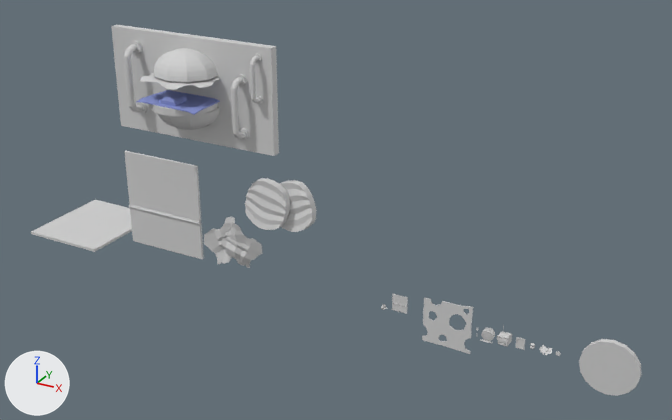
Renders of the OBJ model Holy Burger/Assets/i8Burger/HolyBurger/Models/Doors/Cheese/Door_Cheese.obj from each side of a commit.
Rendered twice from a 50 mm lens placed at (278.0, -725.0, 456.0), pointed at (-127.0, 11.0, 87.0). The lights are fixed; the arrows at lower left show +X, +Y and +Z. Where no turn or scale is listed for an object, it has been applied to the vertices.

Names of what the first picture shows: 'Cube.000_Cube.015', 'Cube.001_Cube.021', 'Cube.004_Cube.031', 'Cube_Cube.018', 'Cylinder.001_Cylinder.006', 'Cylinder.002_Cylinder.004', 'Cylinder.004_Cylinder.008', 'Cylinder.012_Cylinder.026', 'Plane.001_Plane.003', 'Plane.002_Plane.012', 'Plane.004_Plane.011', 'Plane_Plane.009', 'Sphere.000_Sphere.010'.
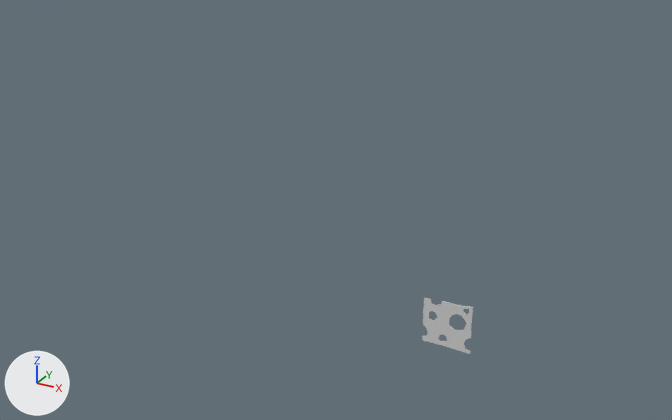
Where the change shows, as pixel boxes [x1, y1, x2, y2] in the pictures (672 x 420 px):
'Cylinder.012_Cylinder.026', deleted
    before: [111, 25, 279, 156]
'Cube.001_Cube.021', deleted
    before: [124, 151, 204, 259]
'Sphere.000_Sphere.010', deleted
    before: [136, 48, 220, 130]
'Cube.004_Cube.031', deleted
    before: [31, 200, 132, 252]
'Cylinder.004_Cylinder.008', deleted
    before: [245, 178, 317, 232]
'Cylinder.001_Cylinder.006', deleted
    before: [579, 339, 642, 396]
'Plane.002_Plane.012', deleted
    before: [204, 217, 263, 268]
'Cube.000_Cube.015', deleted
    before: [392, 294, 408, 314]
'Cube_Cube.018', deleted
    before: [498, 325, 512, 347]
'Cylinder.002_Cylinder.004', deleted
    before: [480, 328, 495, 343]
'Plane.001_Plane.003', deleted
    before: [516, 337, 525, 350]
'Plane_Plane.009', deleted
    before: [539, 345, 552, 355]

Edits to the bpy script that builds the scene:
```text
Remove ob_cube_000_cube_015:
    ob_cube_000_cube_015 = bpy.data.objects.new('Cube.000_Cube.015', me_cube_000_cube_015)
    ob_cube_000_cube_015.location = (0.0, 0.0, 0.0)
Remove ob_cube_001_cube_021:
    ob_cube_001_cube_021 = bpy.data.objects.new('Cube.001_Cube.021', me_cube_001_cube_021)
    ob_cube_001_cube_021.location = (0.0, 0.0, 0.0)
Remove ob_cube_004_cube_031:
    ob_cube_004_cube_031 = bpy.data.objects.new('Cube.004_Cube.031', me_cube_004_cube_031)
    ob_cube_004_cube_031.location = (0.0, 0.0, 0.0)
Remove ob_cube_cube_018:
    ob_cube_cube_018 = bpy.data.objects.new('Cube_Cube.018', me_cube_cube_018)
    ob_cube_cube_018.location = (0.0, 0.0, 0.0)
Remove ob_cylinder_001_cylinder_006:
    ob_cylinder_001_cylinder_006 = bpy.data.objects.new('Cylinder.001_Cylinder.006', me_cylinder_001_cylinder_006)
    ob_cylinder_001_cylinder_006.location = (0.0, 0.0, 0.0)
Remove ob_cylinder_002_cylinder_004:
    ob_cylinder_002_cylinder_004 = bpy.data.objects.new('Cylinder.002_Cylinder.004', me_cylinder_002_cylinder_004)
    ob_cylinder_002_cylinder_004.location = (0.0, 0.0, 0.0)
Remove ob_cylinder_004_cylinder_008:
    ob_cylinder_004_cylinder_008 = bpy.data.objects.new('Cylinder.004_Cylinder.008', me_cylinder_004_cylinder_008)
    ob_cylinder_004_cylinder_008.location = (0.0, 0.0, 0.0)
Remove ob_cylinder_012_cylinder_026:
    ob_cylinder_012_cylinder_026 = bpy.data.objects.new('Cylinder.012_Cylinder.026', me_cylinder_012_cylinder_026)
    ob_cylinder_012_cylinder_026.location = (0.0, 0.0, 0.0)
Remove ob_plane_001_plane_003:
    ob_plane_001_plane_003 = bpy.data.objects.new('Plane.001_Plane.003', me_plane_001_plane_003)
    ob_plane_001_plane_003.location = (0.0, 0.0, 0.0)
Remove ob_plane_002_plane_012:
    ob_plane_002_plane_012 = bpy.data.objects.new('Plane.002_Plane.012', me_plane_002_plane_012)
    ob_plane_002_plane_012.location = (0.0, 0.0, 0.0)
Remove ob_plane_plane_009:
    ob_plane_plane_009 = bpy.data.objects.new('Plane_Plane.009', me_plane_plane_009)
    ob_plane_plane_009.location = (0.0, 0.0, 0.0)
Remove ob_sphere_000_sphere_010:
    ob_sphere_000_sphere_010 = bpy.data.objects.new('Sphere.000_Sphere.010', me_sphere_000_sphere_010)
    ob_sphere_000_sphere_010.location = (0.0, 0.0, 0.0)
```
